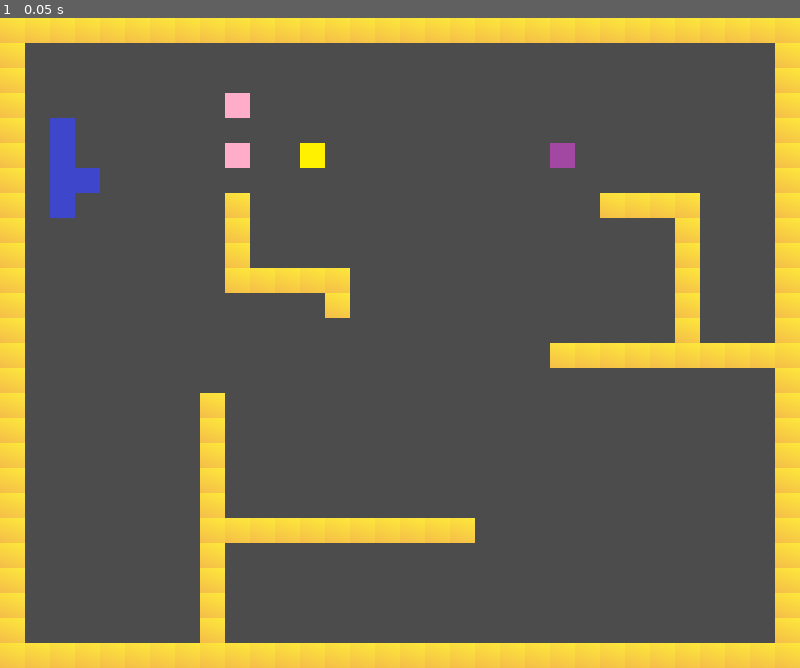
Above: before the commit, frame 1.
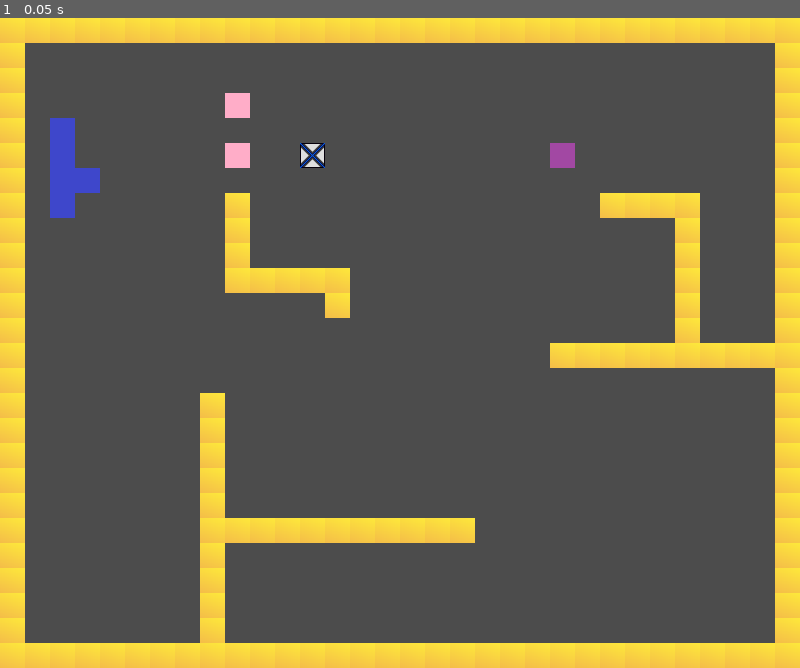
Above: after the commit, the same moment.

Repository: JacobBas/gmtk2021-godot
Game: Godot game, scene res://refactorme/SandboxLevel.tscn
Same seed, same stepped clock (60 frames per second), same inputs: the game is played once before the commit and once after it.
Inputs:
- Up to frame 1 (0.05 s): no input

The runs differ from the first frame. In frame 1, 0.1% of the frame differs, in the area x 37-41%, y 19-24%.

Commit message:
adding in some textures

Diff:
--- a/refactorme/LevelEnv.gd
+++ b/refactorme/LevelEnv.gd
@@ -15,11 +15,3 @@
 		else:
 			# Do something
 			print("- "+N.get_name())
-
-# Called when the node enters the scene tree for the first time.
-
-
-
-# Called every frame. 'delta' is the elapsed time since the previous frame.
-#func _process(delta):
-#	pass
--- a/refactorme/WASD_Player.tscn
+++ b/refactorme/WASD_Player.tscn
@@ -1,6 +1,6 @@
 [gd_scene load_steps=3 format=2]
 
-[ext_resource path="res://refactorme/files/yellowbox.png" type="Texture" id=1]
+[ext_resource path="res://refactorme/files/pixil-frame-0(3).png" type="Texture" id=1]
 
 [sub_resource type="RectangleShape2D" id=1]
 extents = Vector2( 16, 16 )
@@ -8,6 +8,8 @@
 [node name="Area2D" type="Area2D"]
 
 [node name="Sprite" type="Sprite" parent="."]
+position = Vector2( 2.38419e-07, 1.19209e-06 )
+scale = Vector2( 0.32, 0.32 )
 texture = ExtResource( 1 )
 
 [node name="CollisionShape2D" type="CollisionShape2D" parent="."]
Binary file added: refactorme/files/pixil-frame-0(3).png
Not shown, added: refactorme/files/pixil-frame-0(3).png.import
Binary file added: refactorme/files/wasd_block.png
Not shown, added: refactorme/files/wasd_block.png.import
